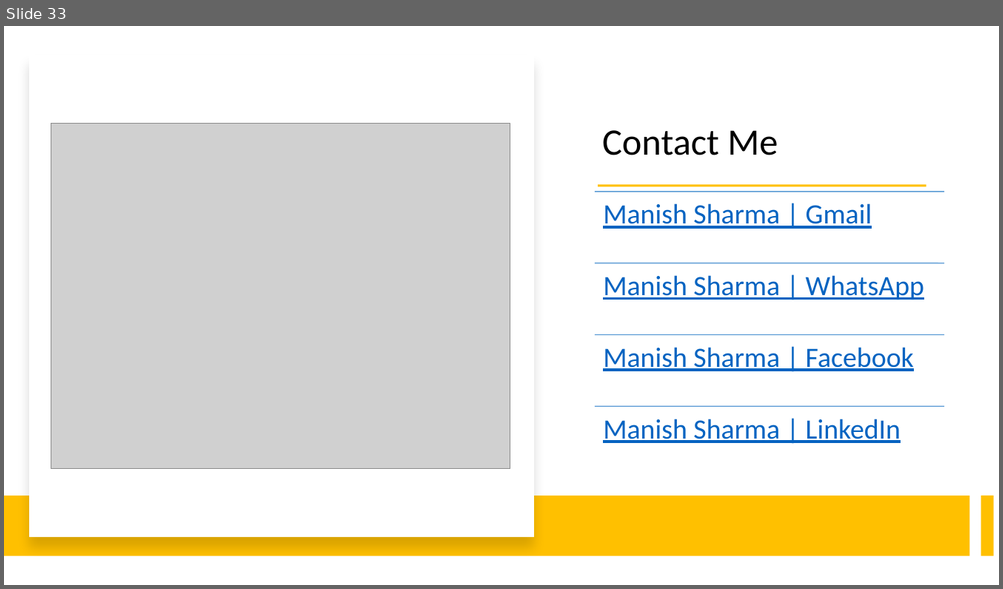
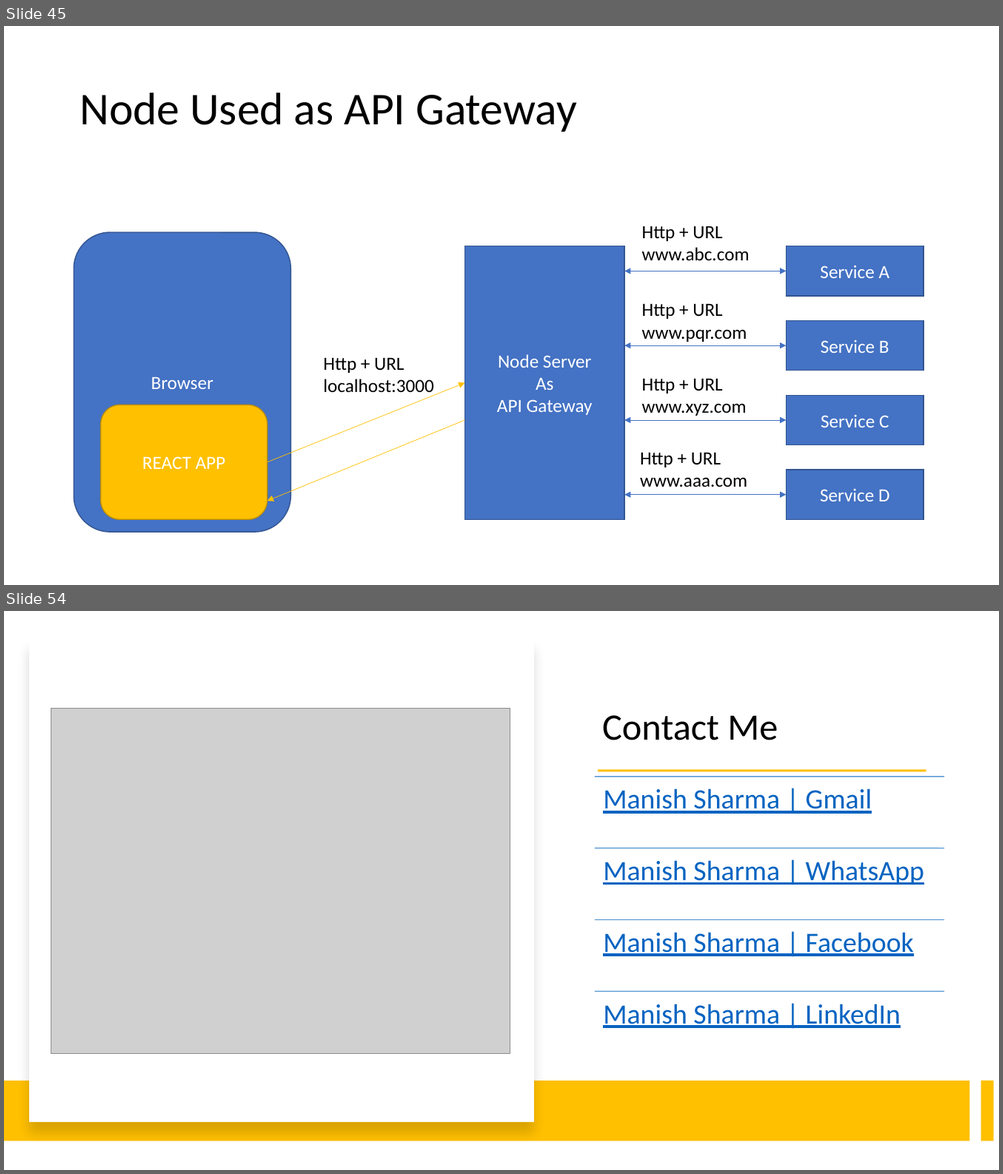
Before and after one commit to explore-with-manish/im-jan24, a slide deck: Node/Notes/Node.pptx. Shown one above the other, each under a label of ours: slide 33 before the commit, slides 45 and 54 after it; the slides between them are not shown. The pictures are 1003x589 and 1003x1174 pixels, drawn with LibreOffice and Linux fonts; fonts in the diff are those of the drawing; grey boxes stand for pictures. Boxes give left, top, right and bottom in pixels: in the first picture for what was removed or moved away, otherwise in the second. Text is boxed around its words. In the diff, an @@ line names an element or a change of style, - is before the commit and + after.

```diff
--- a/Node/Notes/Node.pptx
+++ b/Node/Notes/Node.pptx
@@ slide 45 added at [4,26,999,585], background #FFFFFF @@
@@ title added at [79,93,577,132], 44 pt, text #000000 @@
+Node Used as API Gateway
@@ rounded rectangle added at [74,232,291,533], fill #4472C4, outline #325491 1 pt, 18 pt, text #FFFFFF @@
+Browser
@@ rectangle added at [465,246,625,520], fill #4472C4, outline #325491 1 pt, 18 pt, text #FFFFFF @@
+Node Server
+As
+API Gateway
@@ text added at [642,226,749,261], 18 pt, text #000000 @@
+Http + URL
+www.abc.com
@@ rectangle added at [786,246,923,296], fill #4472C4, outline #325491 1 pt, 18 pt, text #FFFFFF @@
+Service A
@@ double arrow added from (624, 272) to (786, 272), #4472C4 0.5 pt @@
@@ text added at [642,304,747,342], 18 pt, text #000000 @@
+Http + URL
+www.pqr.com
@@ rectangle added at [786,321,923,371], fill #4472C4, outline #325491 1 pt, 18 pt, text #FFFFFF @@
+Service B
@@ text added at [323,358,434,397], 18 pt, text #000000 @@
+Http + URL
+localhost:3000
@@ double arrow added from (624, 346) to (786, 346), #4472C4 0.5 pt @@
@@ text added at [642,378,746,416], 18 pt, text #000000 @@
+Http + URL
+www.xyz.com
@@ arrow added from (267, 463) to (465, 383), #FFC000 0.5 pt @@
@@ rectangle added at [786,395,923,446], fill #4472C4, outline #325491 1 pt, 18 pt, text #FFFFFF @@
+Service C
@@ rounded rectangle added at [101,405,267,520], fill #FFC000, outline #BD8E00 1 pt, 18 pt, text #FFFFFF @@
+REACT APP
@@ arrow added from (465, 420) to (267, 501), #FFC000 0.5 pt @@
@@ double arrow added from (624, 420) to (786, 420), #4472C4 0.5 pt @@
@@ text added at [640,452,747,488], 18 pt, text #000000 @@
+Http + URL
+www.aaa.com
@@ rectangle added at [786,470,923,520], fill #4472C4, outline #325491 1 pt, 18 pt, text #FFFFFF @@
+Service D
@@ double arrow added from (624, 495) to (786, 495), #4472C4 0.5 pt @@
@@ what was slide 33 is now slide 54 @@
```
Also in this commit, not shown: 20 other slides added, 4 other files.
